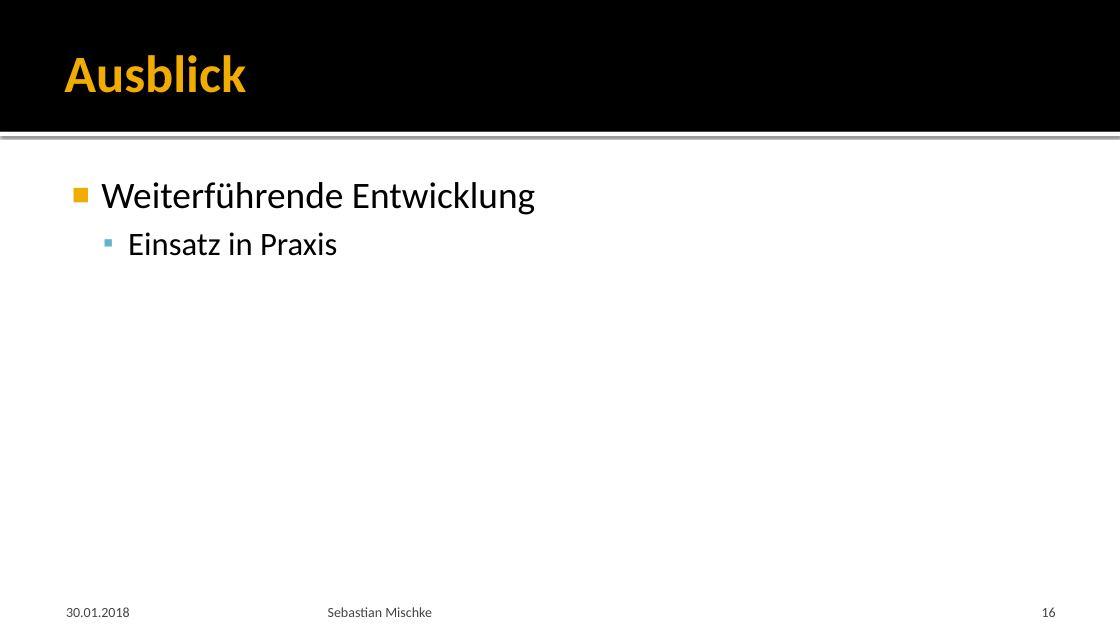
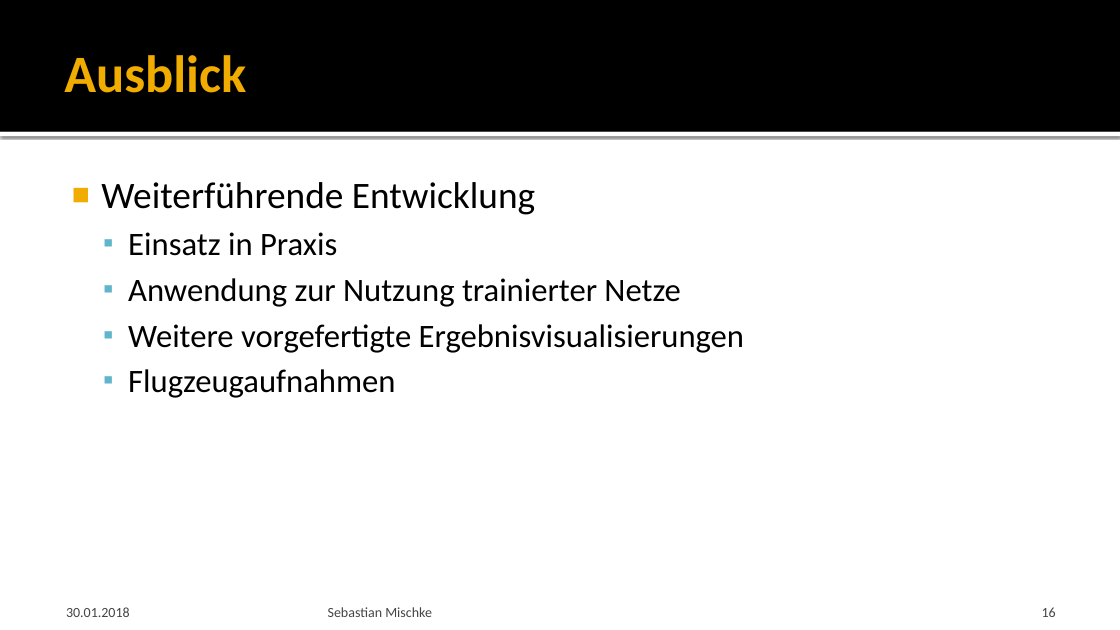
Before and after one commit to Saritus/bachelor-thesis, a slide deck: slide 16 of docs/verteidigung/Verteidigung.pptx. Drawn at 1120x630 pixels with LibreOffice and Linux fonts; fonts in the diff are those of the drawing; background and template pictures are left out. Boxes give left, top, right and bottom in pixels: in the first picture for what was removed or moved away, otherwise in the second. Text is boxed around its words. In the diff, an @@ line names an element or a change of style, - is before the commit and + after.

```diff
--- a/docs/verteidigung/Verteidigung.pptx
+++ b/docs/verteidigung/Verteidigung.pptx
@@ text at bbox=[128, 278, 744, 398]: paragraphs added @@
+  ▪ Anwendung zur Nutzung trainierter Netze
+  ▪ Weitere vorgefertigte Ergebnisvisualisierungen
+  ▪ Flugzeugaufnahmen
```
Also in this commit, not shown: 6 other slides changed.
